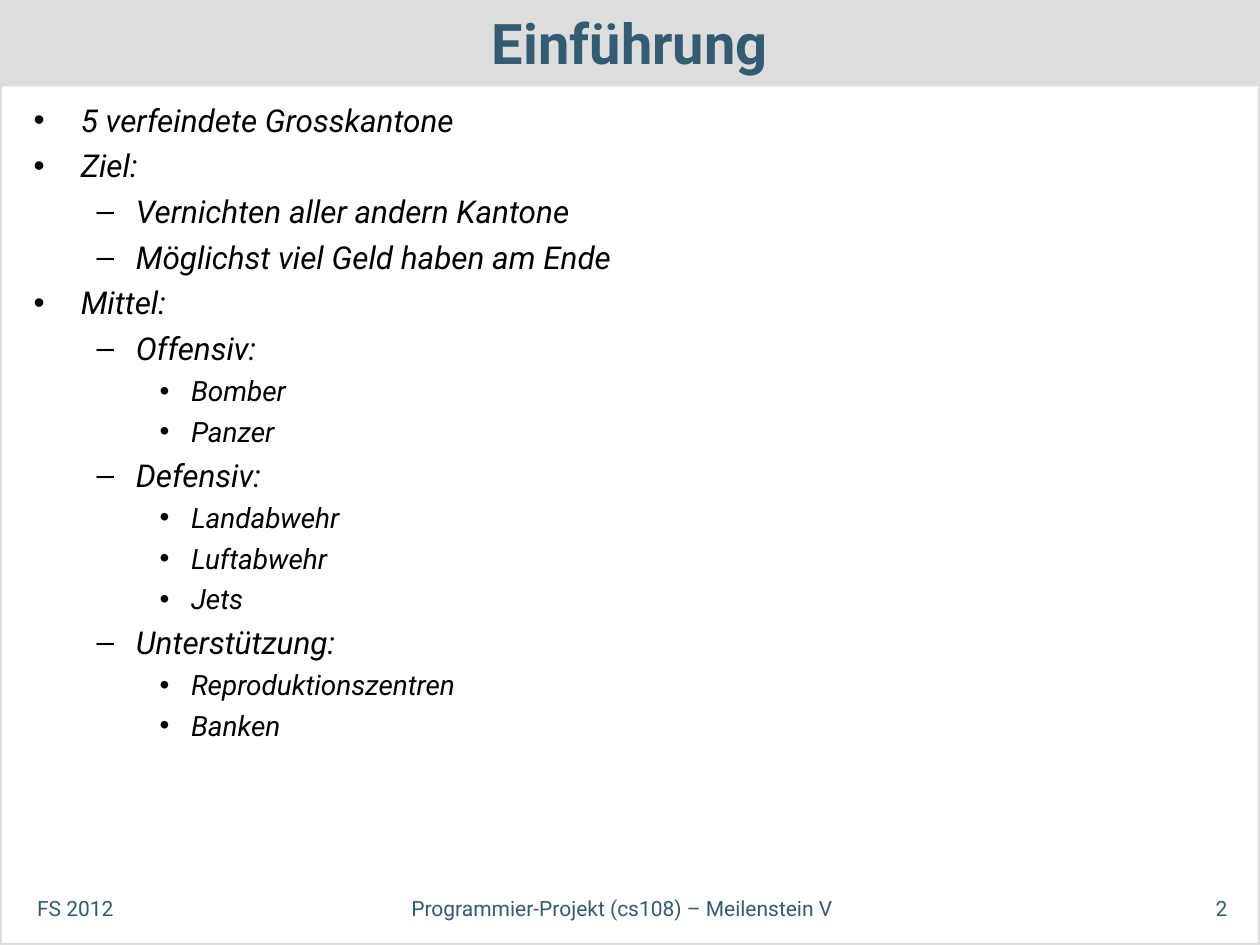
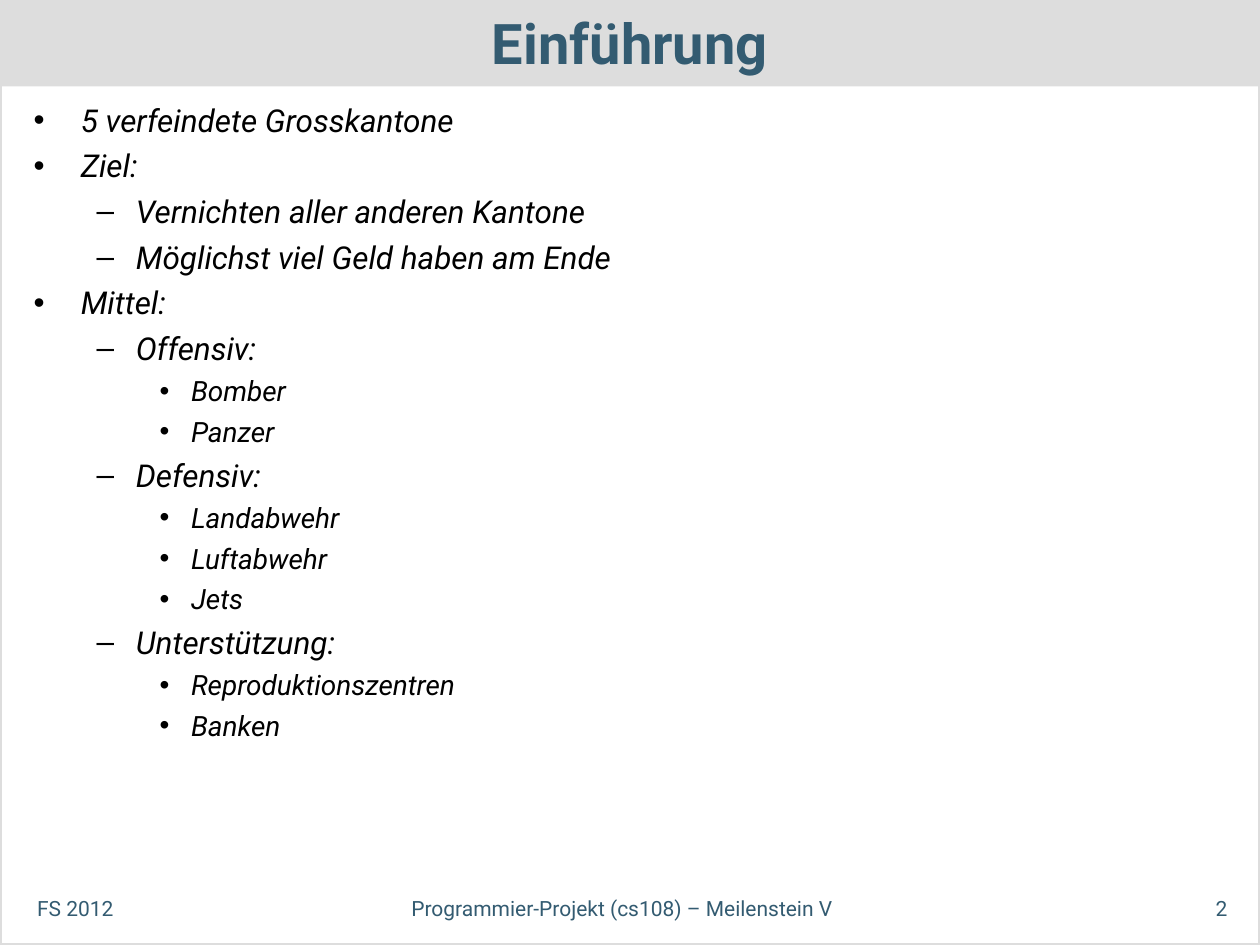
Before and after one commit to dihydrogenmonoxide/CS108, a slide deck: slide 2 of presentations/milestone_5/SwissDefcon_MS5.odp. Drawn at 1260x945 pixels with LibreOffice and Linux fonts; fonts in the diff are those of the drawing. Boxes give left, top, right and bottom in pixels: in the first picture for what was removed or moved away, otherwise in the second. Text is boxed around its words. In the diff, an @@ line names an element or a change of style, - is before the commit and + after.

```diff
--- a/presentations/milestone_5/SwissDefcon_MS5.odp
+++ b/presentations/milestone_5/SwissDefcon_MS5.odp
@@ text at <box>136,199,585,224</box>: text changed @@
-  – Vernichten aller andern Kantone
+  – Vernichten aller anderen Kantone
```
Also in this commit, not shown: 6 other slides changed, 3 slides added, 1 other file.
